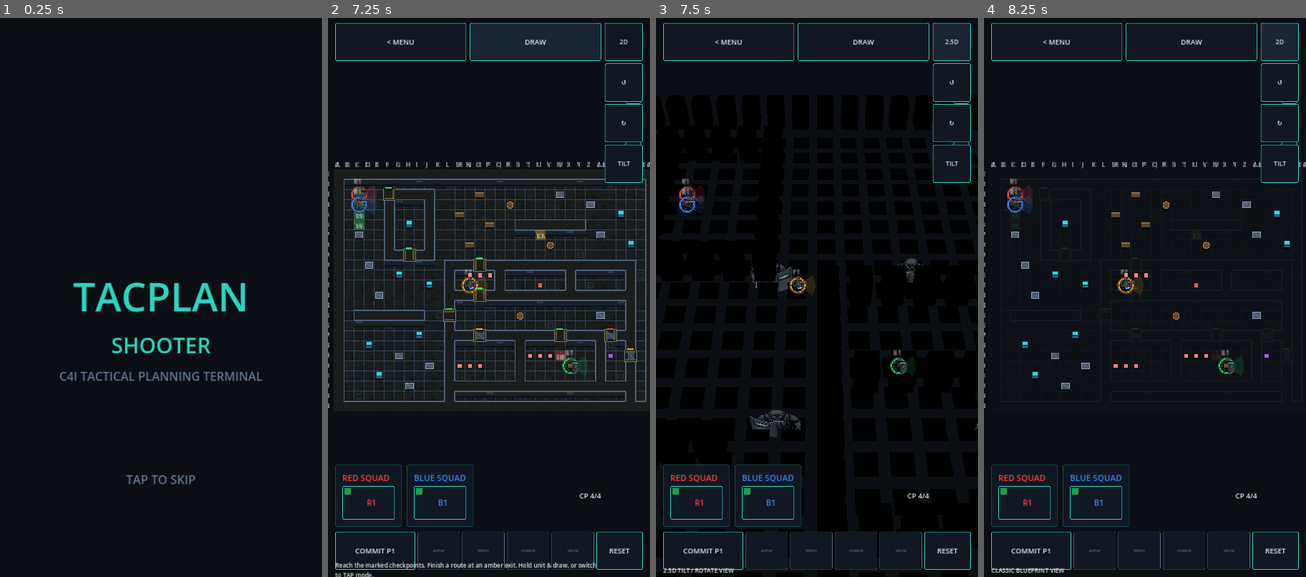
Above: before the commit, frames 1-4 (left to right).
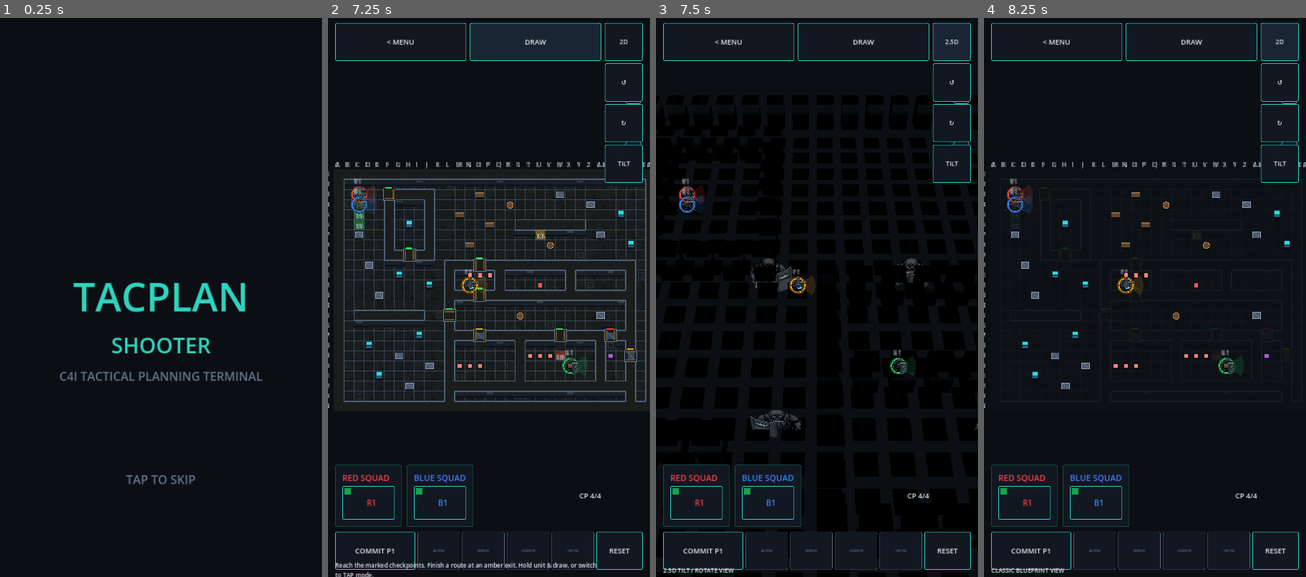
Above: after the commit, the same moments.

Repository: GhostMan612/TacPlanShooter
Game: Godot game, scene res://scenes/splash.tscn
Same seed, same stepped clock (60 frames per second), same inputs: the game is played once before the commit and once after it.
Inputs (mouse positions are in pixels of both pictures, inside the frame that each line leads up to):
- Up to frame 1 (0.25 s): no input
- Up to frame 2 (7.25 s): tap Enter at 0.5 s; move the mouse to (559, 263) at 0.52 s; hold Right (ui_right) 0.53-1.25 s; click (559, 263) at 0.67 s; click "START PASS & PLAY MATCH" at 1.25 s; click "MAP" at 2 s; click "2.5D" at 2.75 s; click "EYE" at 3.5 s; click "↺" at 4.25 s; click "↻" at 5 s; click "DRAW" at 5.75 s; click "TAP" at 6.5 s
- Up to frame 3 (7.5 s): click "2D" at 7.25 s
- Up to frame 4 (8.25 s): click "2.5D" at 8 s

Frames 1-2 are identical in both runs. In frame 3, less than 0.1% of the frame differs, in the area x 30-85%, y 42-49%; in frame 4, nothing differs.

Commit message:
fix(3d): gl_compatibility shader uses MODEL_MATRIX (INSTANCE_MATRIX not available in Godot 4.0 GLES3)

Diff:
--- a/scripts/view3d/wall_cutaway.gdshader
+++ b/scripts/view3d/wall_cutaway.gdshader
@@ -12,7 +12,7 @@
 
 void vertex() {
 	v_cutaway = INSTANCE_CUSTOM.x;
-	v_world = (INSTANCE_MATRIX * vec4(VERTEX, 1.0)).xyz;
+	v_world = (MODEL_MATRIX * vec4(VERTEX, 1.0)).xyz;
 }
 
 void fragment() {
